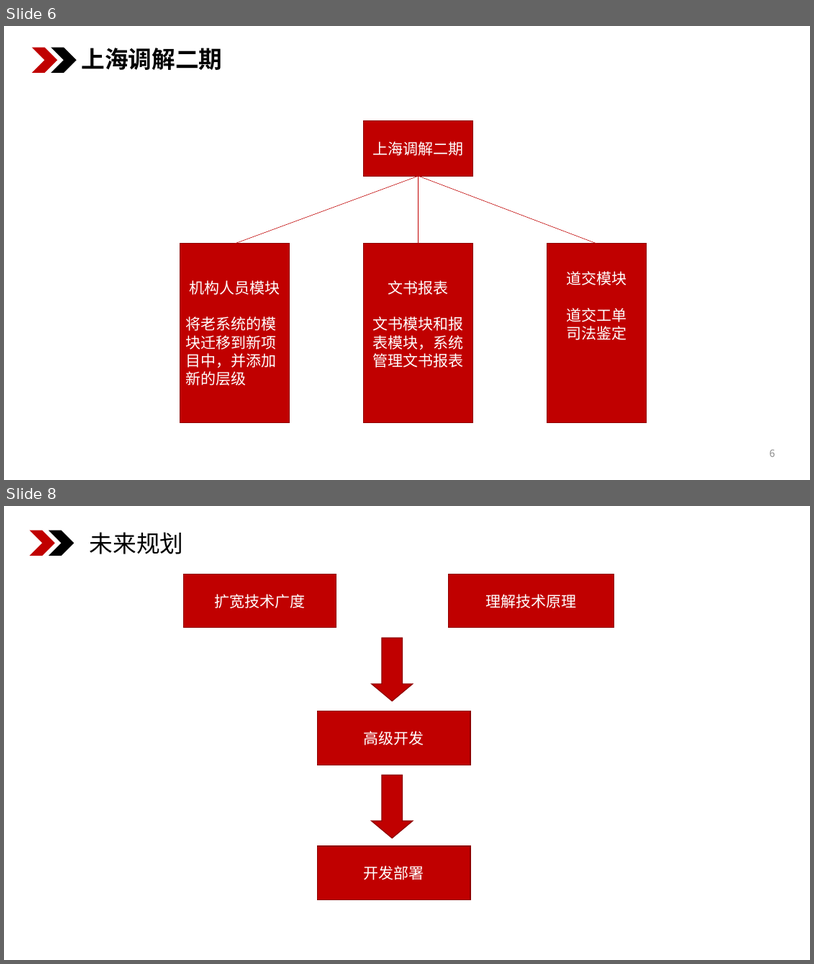
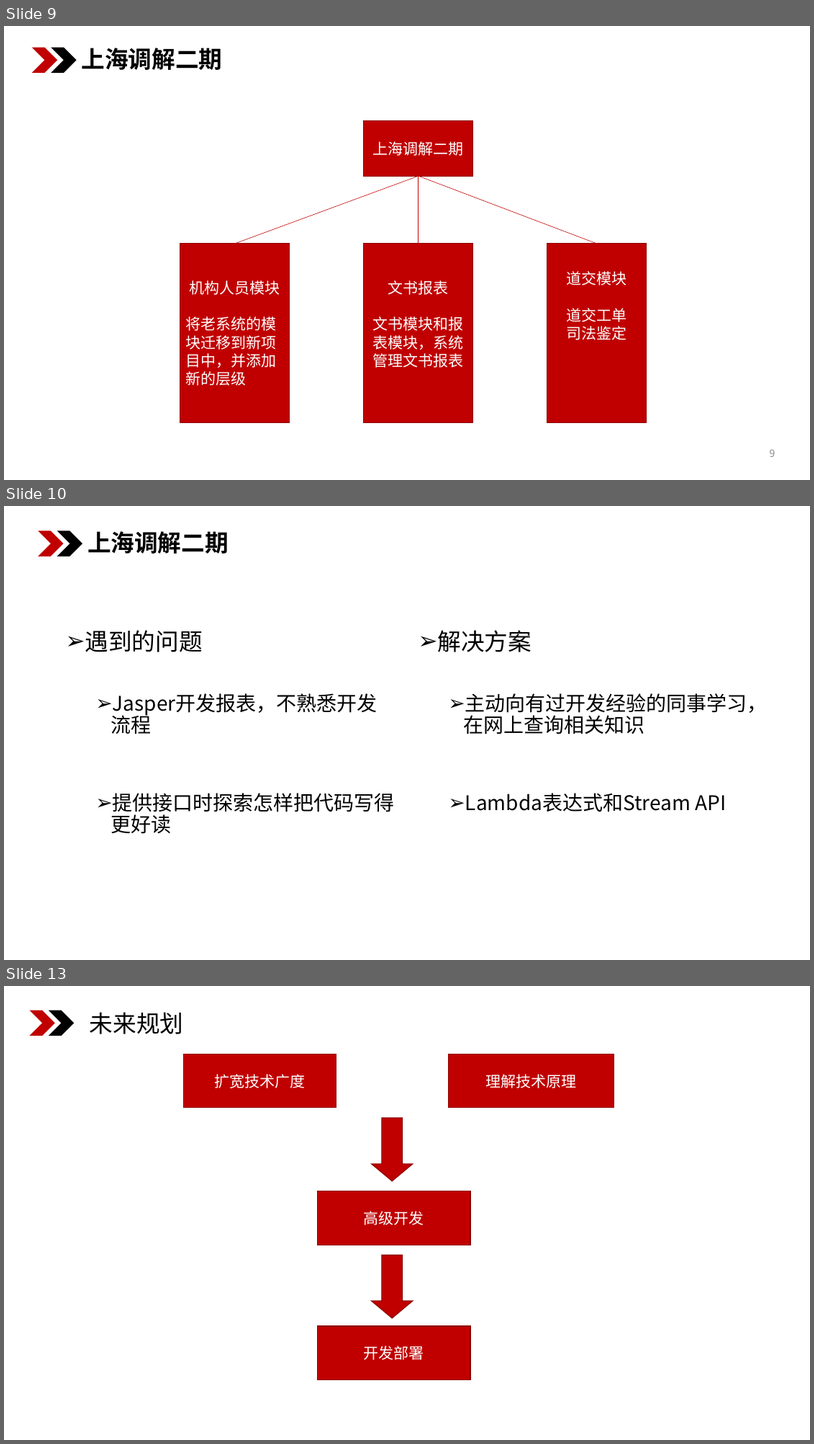
Before and after one commit to lsl645031854/ppt, a slide deck: 述职报告-李帅领.pptx. Shown one above the other, each under a label of ours: slides 6 and 8 before the commit, slides 9, 10 and 13 after it; the slides between them are not shown. The pictures are 814x964 and 814x1444 pixels, drawn with LibreOffice and Linux fonts; fonts in the diff are those of the drawing. Boxes give left, top, right and bottom in pixels: in the first picture for what was removed or moved away, otherwise in the second. Text is boxed around its words. In the diff, an @@ line names an element or a change of style, - is before the commit and + after.

```diff
--- a/述职报告-李帅领.pptx
+++ b/述职报告-李帅领.pptx
@@ slide 10 added at bbox=[4, 506, 810, 960], background #FFFFFF @@
@@ chevron added at bbox=[38, 530, 63, 556], fill #C00000 @@
@@ chevron added at bbox=[57, 530, 82, 556], fill #000000 @@
@@ text added at bbox=[88, 531, 229, 554], 28 pt, text #000000, bold @@
+上海调解二期
@@ text added at bbox=[85, 630, 395, 834], 24 pt, text #000000 @@
+➢ 遇到的问题
+  ➢ Jasper开发报表，不熟悉开发流程
+  ➢ 提供接口时探索怎样把代码写得更好读
@@ text added at bbox=[438, 630, 768, 812], 24 pt, text #000000 @@
+➢ 解决方案
+  ➢ 主动向有过开发经验的同事学习，在网上查询相关知识
+  ➢ Lambda表达式和Stream API
@@ what was slide 6 is now slide 9 @@
@@ what was slide 8 is now slide 13 @@
```
Also in this commit, not shown: 3 slides changed, 4 other slides added.
